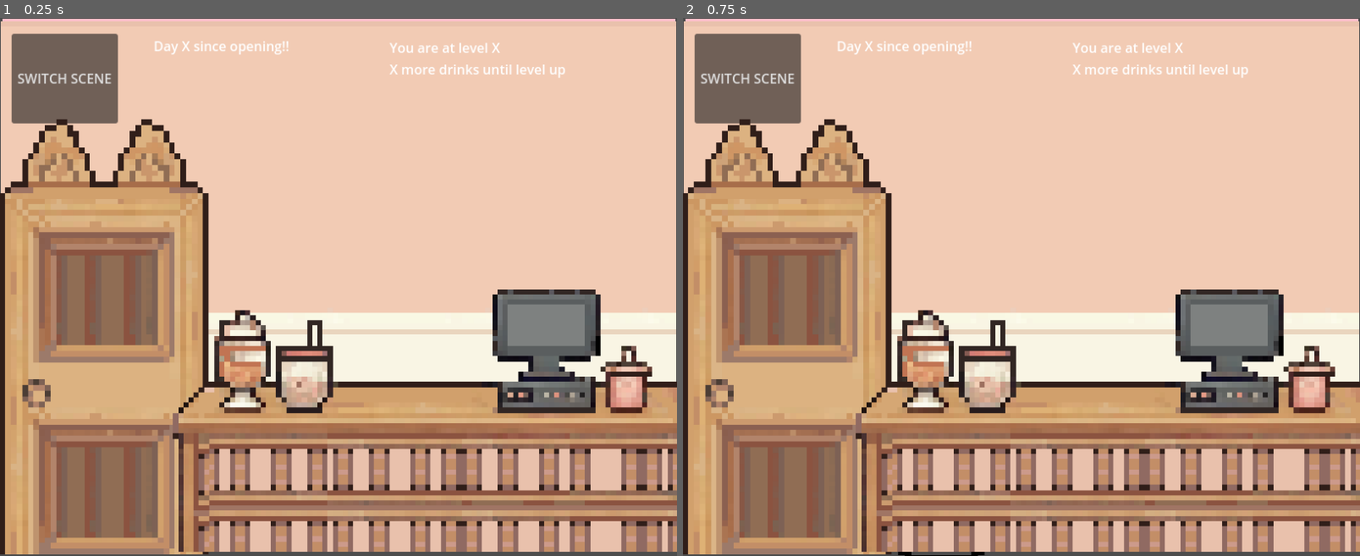
Above: before the commit, frames 1-2 (left to right).
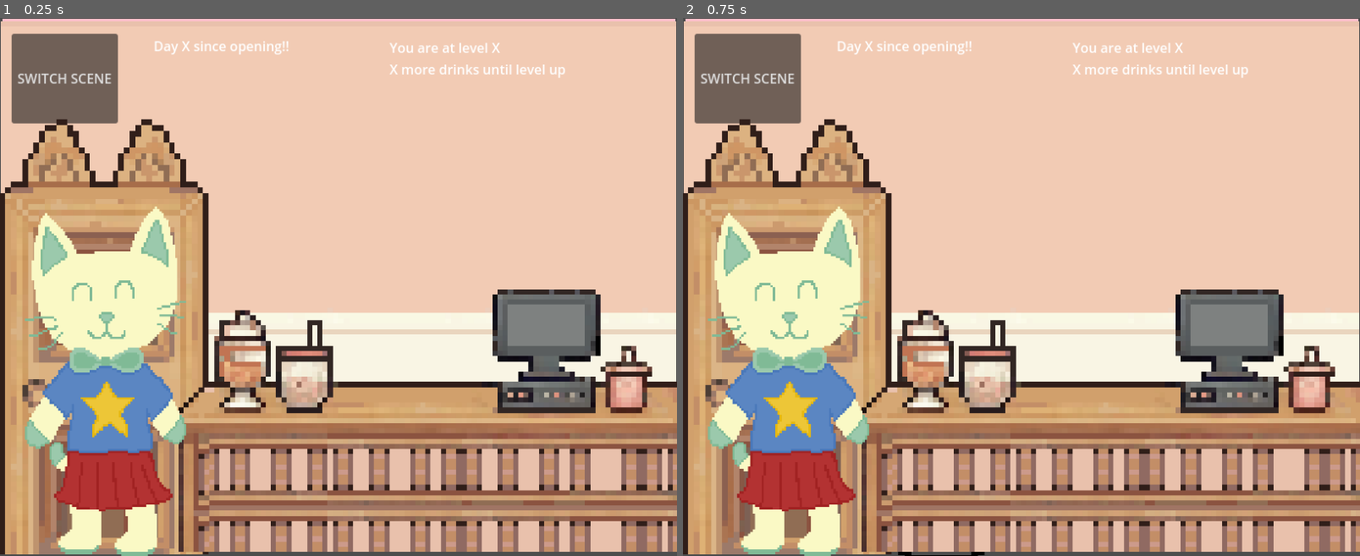
Above: after the commit, the same moments.

Repository: aylabaguette/40sGame
Game: Godot game, scene res://scenes/main.tscn
Same seed, same stepped clock (60 frames per second), same inputs: the game is played once before the commit and once after it.
Inputs (mouse positions are in pixels of both pictures, inside the frame that each line leads up to):
- Up to frame 1 (0.25 s): no input
- Up to frame 2 (0.75 s): tap Enter at 0.5 s; move the mouse to (947, 480) at 0.52 s; click (947, 480) at 0.6 s

The runs differ from the first frame. In frame 1, 10% of the frame differs, in the area x 3-28%, y 35-100%; in frame 2, 10%.

Commit message:
character script added

Diff:
--- a/40s-game/scenes/Shop.tscn
+++ b/40s-game/scenes/Shop.tscn
@@ -6,6 +6,7 @@
 [ext_resource type="Texture2D" uid="uid://dau526nnbxysi" path="res://sprites/characters/Mabel.PNG" id="4_pv6g3"]
 [ext_resource type="Texture2D" uid="uid://clwfwiq2uw1vx" path="res://sprites/shop/Door.png" id="4_vcaxr"]
 [ext_resource type="Texture2D" uid="uid://cjrfunaxpsd1y" path="res://sprites/characters/Bob Ferguson.PNG" id="5_4gh6d"]
+[ext_resource type="Script" path="res://scenes/character.gd" id="5_w06dj"]
 [ext_resource type="Texture2D" uid="uid://226vmje5xdkf" path="res://sprites/characters/Momo.PNG" id="6_g3rx4"]
 [ext_resource type="Texture2D" uid="uid://cmiv2bwaym08k" path="res://sprites/characters/Kyrat.PNG" id="7_gso0l"]
 [ext_resource type="Texture2D" uid="uid://bb667n3dtoqd7" path="res://sprites/characters/Emily.PNG" id="8_77h1o"]
@@ -40,6 +41,9 @@
 texture = ExtResource("3_05b3x")
 
 [node name="Character sprites" type="Node2D" parent="."]
+
+[node name="character" type="Node2D" parent="Character sprites"]
+script = ExtResource("5_w06dj")
 
 [node name="Emily" type="Sprite2D" parent="Character sprites"]
 visible = false
--- /dev/null
+++ b/40s-game/scenes/character.gd
@@ -0,0 +1,41 @@
+extends Node2D
+
+# Called when the node enters the scene tree for the first time
+@onready var emily: Sprite2D = $"../Emily"
+@onready var kyrat: Sprite2D = $"../Kyrat"
+@onready var momo: Sprite2D = $"../Momo"
+@onready var bob_ferguson: Sprite2D = $"../BobFerguson"
+@onready var mabel: Sprite2D = $"../Mabel"
+
+
+func _ready() -> void:
+	randomCharacter()
+
+# Called every frame. 'delta' is the elapsed time since the previous frame.
+func _process(delta: float) -> void:
+	pass
+
+# Function to show one random character when it shows the shop screen
+func randomCharacter():
+	# Declare the list of character sprite paths
+	#var Emily =
+	#var Kyrat = $"../Character sprites/Kyrat"
+	#var Momo = $"../Character sprites/Momo"
+	#var BobFerguson = $"../Character sprites/BobFerguson"
+	#var Mabel = $"../Character sprites/Mabel"
+
+	#sets the visibility of the characters to not visible
+	emily.visible = false
+	kyrat.visible = false
+	momo.visible = false
+	bob_ferguson.visible = false
+	mabel.visible = false
+
+	#array for the character sprites!!
+	var characterSprites = [emily, kyrat, momo, bob_ferguson, mabel]
+
+	# Picks a random character sprite from the list and sets its visibility to visible
+	#can change this code later on so that the characters show up in the order decided to match the story line?
+	#or however we decide to have the characrters show up order wise/randomized or not?
+	var selectedSprite = characterSprites[randi() % characterSprites.size()]
+	selectedSprite.visible = true
--- a/40s-game/scripts/shop.gd
+++ b/40s-game/scripts/shop.gd
@@ -1,5 +1,6 @@
 extends Node2D
 
+@onready var characters = $Characters
 
 # Called when the node enters the scene tree for the first time.
 func _ready() -> void:
Not shown: 1 places in 40s-game/scenes/Shop.tscn that only renumber resources
Not shown: 1 places in 40s-game/scenes/main.tscn that only renumber resources
Not shown, changed: .DS_Store
Not shown, changed: 40s-game/.DS_Store
Not shown, added: 40s-game/sprites/.DS_Store
